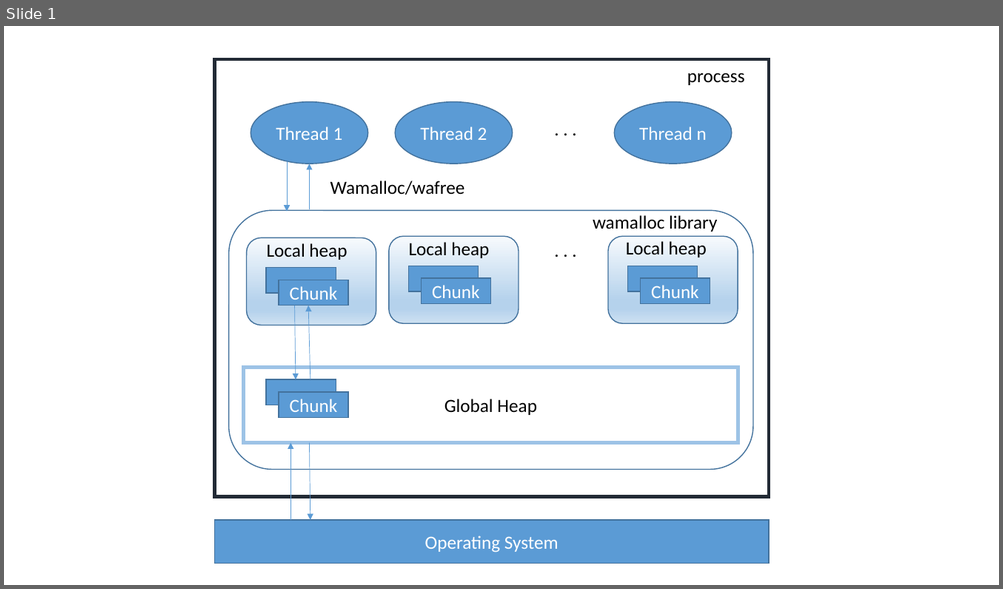
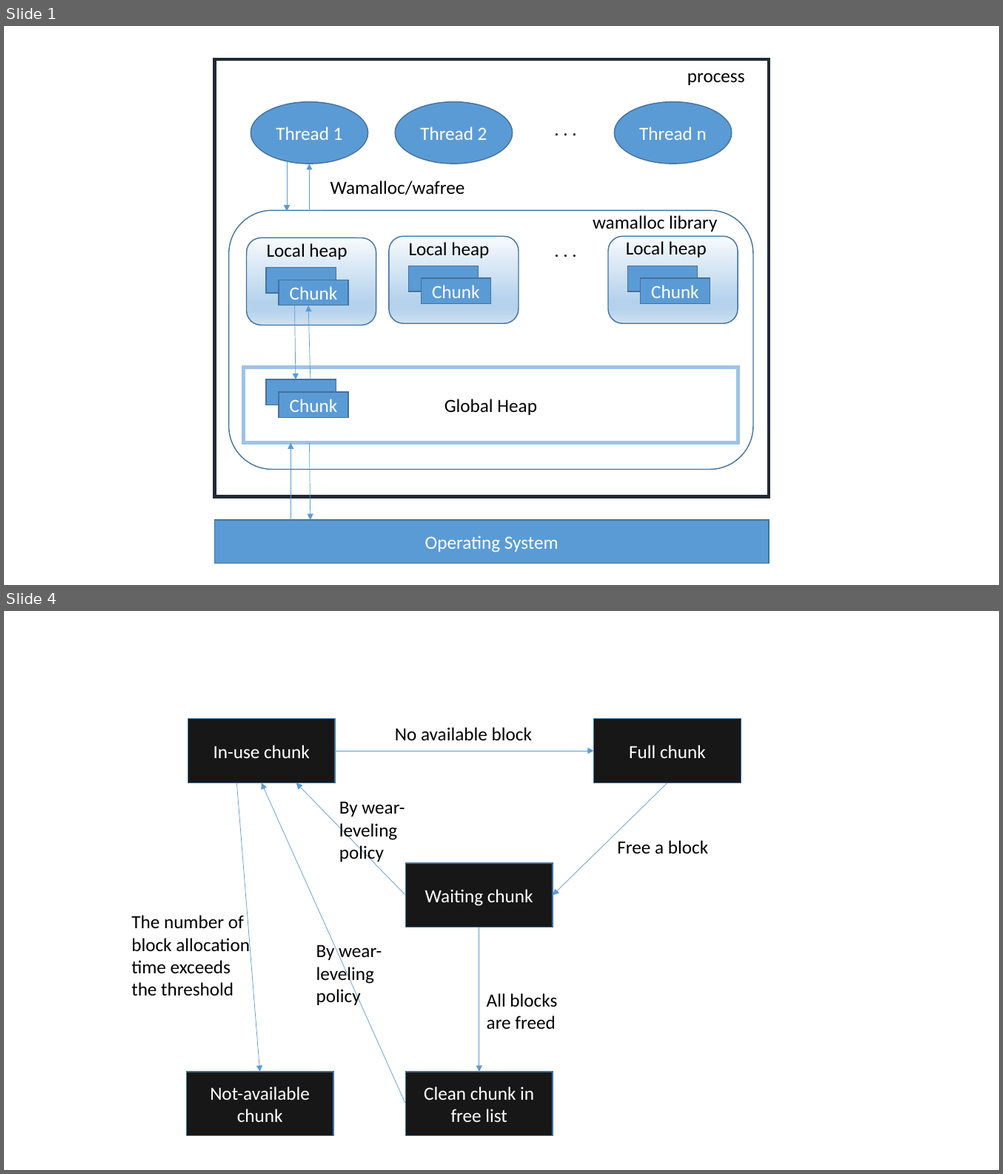
Before and after one commit to zyearn/TCNVMalloc, a slide deck: paper/pic.pptx. Shown one above the other, each under a label of ours: slide 1 before the commit, slides 1 and 4 after it; the slides between them are not shown. The pictures are 1003x589 and 1003x1174 pixels, drawn with LibreOffice and Linux fonts; fonts in the diff are those of the drawing. Boxes give left, top, right and bottom in pixels: in the first picture for what was removed or moved away, otherwise in the second. Text is boxed around its words. In the diff, an @@ line names an element or a change of style, - is before the commit and + after.

```diff
--- a/paper/pic.pptx
+++ b/paper/pic.pptx
@@ slide 4 added at (4,611,999,1170), background #FFFFFF @@
@@ rectangle added at (188,718,335,783), fill #181717, outline #43739E 1 pt, 18 pt, text #FFFFFF @@
+In-use chunk
@@ rectangle added at (594,718,740,783), fill #181717, outline #43739E 1 pt, 18 pt, text #FFFFFF @@
+Full chunk
@@ text added at (395,727,532,741), 18 pt, text #000000 @@
+No available block
@@ arrow added from (336, 752) to (594, 752), #5B9BD5 0.5 pt @@
@@ arrow added from (237, 783) to (260, 1072), #5B9BD5 0.5 pt @@
@@ arrow added from (405, 1104) to (262, 783), #5B9BD5 0.5 pt @@
@@ arrow added from (405, 895) to (296, 783), #5B9BD5 0.5 pt @@
@@ arrow added from (667, 783) to (552, 895), #5B9BD5 0.5 pt @@
@@ text added at (339,801,404,863), 18 pt, text #000000 @@
+By wear-leveling policy
@@ text added at (617,840,708,854), 18 pt, text #000000 @@
+Free a block
@@ rectangle added at (405,863,552,927), fill #181717, outline #43739E 1 pt, 18 pt, text #FFFFFF @@
+Waiting chunk
@@ text added at (131,915,250,997), 18 pt, text #000000 @@
+The number of block allocation time exceeds the threshold
@@ text added at (316,943,381,1005), 18 pt, text #000000 @@
+By wear-leveling policy
@@ arrow added from (479, 927) to (479, 1072), #5B9BD5 0.5 pt @@
@@ text added at (486,994,557,1029), 18 pt, text #000000 @@
+All blocks are freed
@@ rectangle added at (186,1072,333,1136), fill #181717, outline #43739E 1 pt, 18 pt, text #FFFFFF @@
+Not-available chunk
@@ rectangle added at (405,1072,552,1136), fill #181717, outline #43739E 1 pt, 18 pt, text #FFFFFF @@
+Clean chunk in free list
```
Also in this commit, not shown: 2 other slides added, 1 other file.
